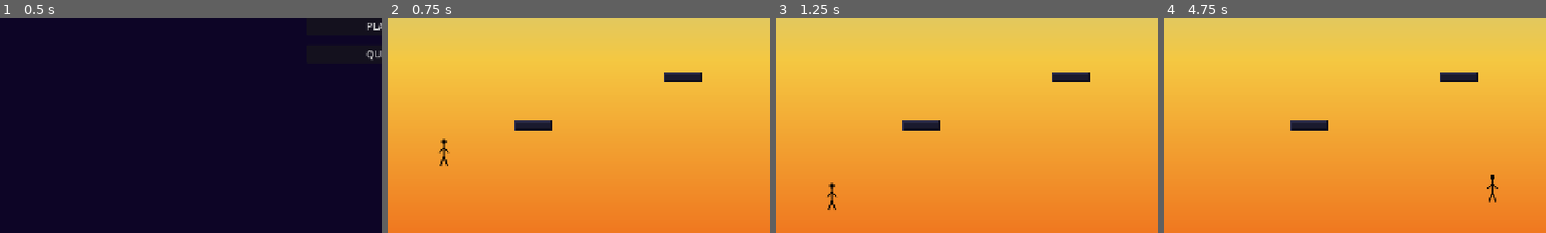
Above: before the commit, frames 1-4 (left to right).
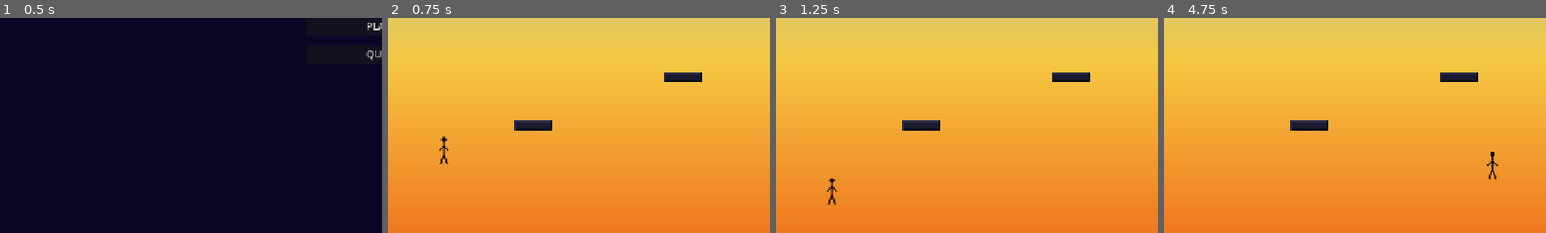
Above: after the commit, the same moments.

Repository: jchildree/Solatice-Gam-Jam-26
Game: Godot game, scene res://scenes/main_menu.tscn
Same seed, same stepped clock (60 frames per second), same inputs: the game is played once before the commit and once after it.
Inputs:
- Up to frame 1 (0.5 s): no input
- Up to frame 2 (0.75 s): click "PLAY" at 0.5 s
- Up to frame 3 (1.25 s): no input
- Up to frame 4 (4.75 s): hold D (move_right) 1.28-2.78 s; tap Ctrl (dash) at 1.35, 2.85, 4.35 s; tap Space (jump) at 1.52, 2.27, 3.77, 4.52 s; tap E (toggle) at 2.1, 3.6 s; hold A (move_left) 2.78-3.53 s; hold D (move_right) from 3.53 s (still down)
The pictures show only the part of the screen within x 0-50%, y 50-100%; the shares and areas given below are measured in that part.

Frame 1 is identical in both runs. In frame 2, 0.1% of the frame differs, in the area x 13-17%, y 55-69%; in frame 3, 0.2%; in frame 4, 0.3%, in the area x 84-88%, y 62-86%.

Commit message:
feat: halve apex hang time; add tutorial system plan
- APEX_GRAVITY_MULT 0.4 -> 0.2 (less floaty at jump peak)
- docs/superpowers/plans/2026-06-07-tutorial-system.md: 3-task plan
  for sequential button tutorial before level 1, timer frozen

Co-Authored-By: Claude Sonnet 4.6 <noreply@anthropic.com>

Diff:
--- a/scripts/player.gd
+++ b/scripts/player.gd
@@ -22,7 +22,7 @@
 const JUMP_BUFFER_TIME = 0.1
 const JUMP_RELEASE_GRAVITY_MULT = 3.0
 const WALL_JUMP_LOCKOUT_TIME = 0.15
-const APEX_GRAVITY_MULT = 0.4
+const APEX_GRAVITY_MULT = 0.2
 const APEX_THRESHOLD = 80.0
 
 func _physics_process(delta: float) -> void:
Not shown, added: docs/superpowers/plans/2026-06-07-tutorial-system.md
